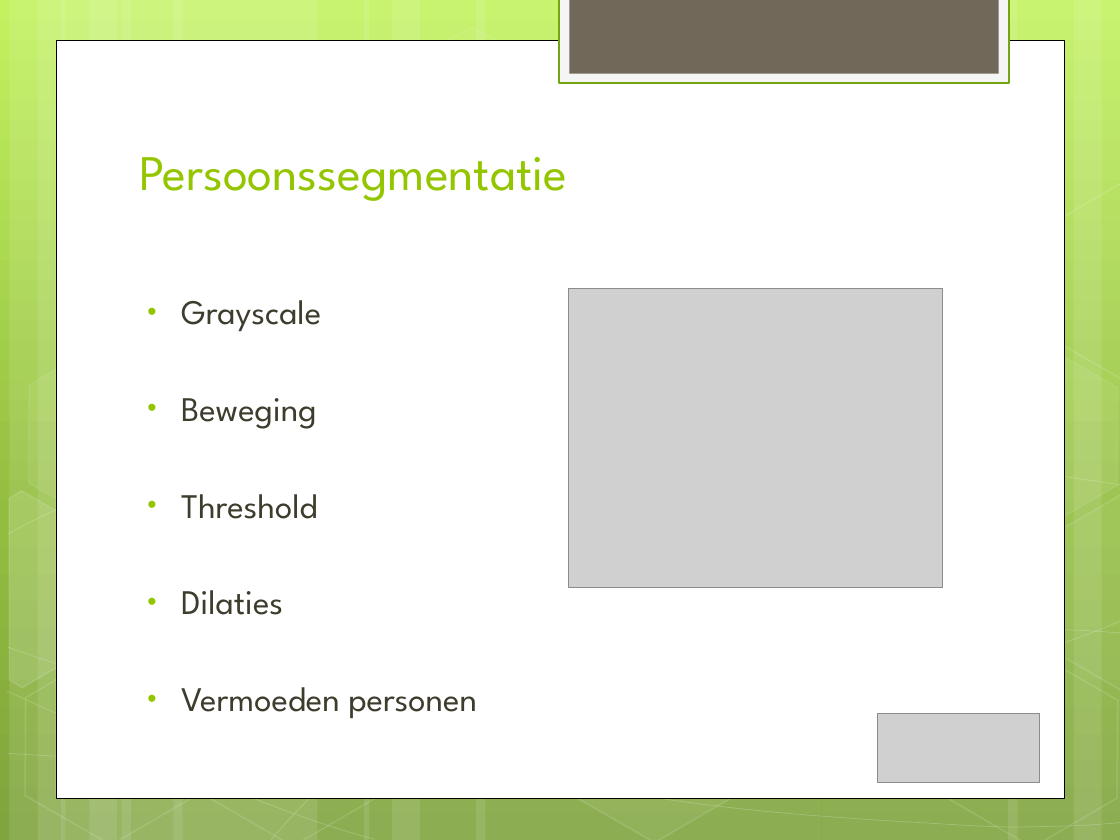
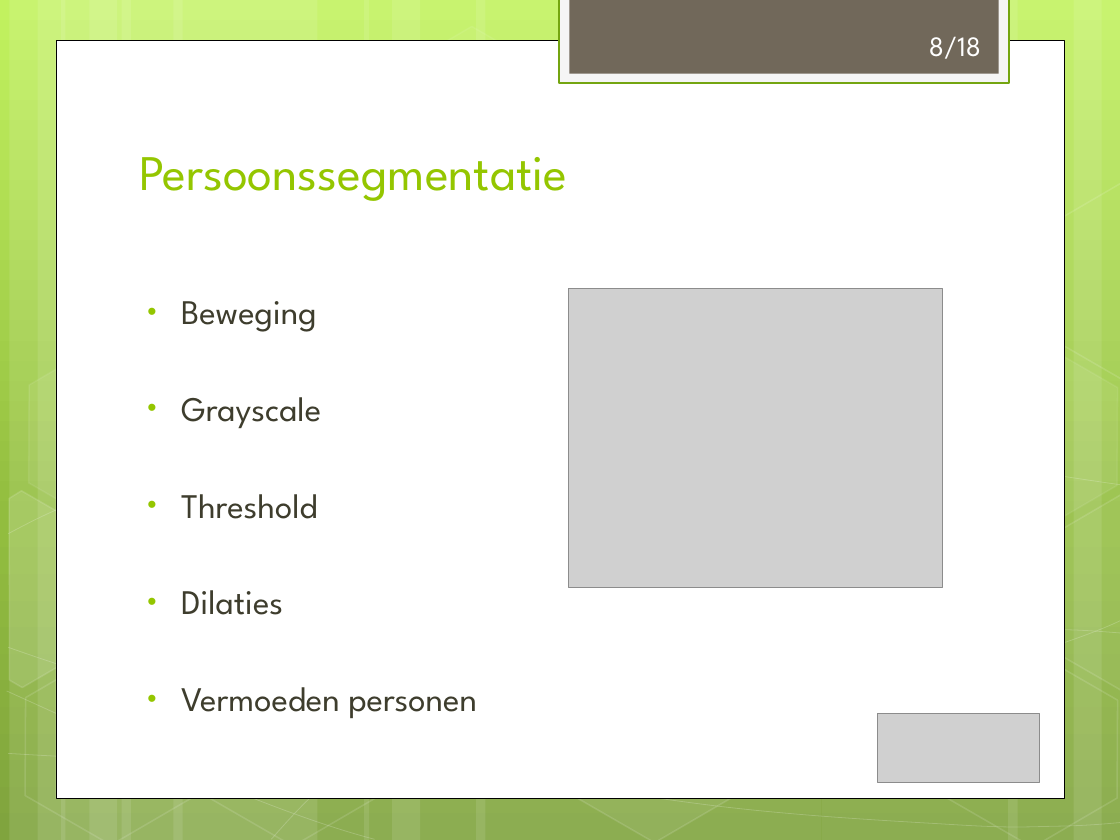
Before and after one commit to Suresh25/imaging-project-group-5, a slide deck: slide 8 of TI2710-D.pptx. Drawn at 1120x840 pixels with LibreOffice and Linux fonts; fonts in the diff are those of the drawing; grey boxes stand for pictures. Boxes give left, top, right and bottom in pixels: in the first picture for what was removed or moved away, otherwise in the second. Text is boxed around its words. In the diff, an @@ line names an element or a change of style, - is before the commit and + after.

```diff
--- a/TI2710-D.pptx
+++ b/TI2710-D.pptx
@@ text added at <box>929,36,981,59</box>, 18 pt, text #FFFFFF @@
+8/18
@@ text at <box>181,301,317,332</box>: paragraph added @@
+• Beweging
@@ text at <box>181,398,317,429</box>: paragraph removed @@
-• Beweging
```
Also in this commit, not shown: 7 other slides changed, 9 slides added, 1 slide removed, 1 other file.
